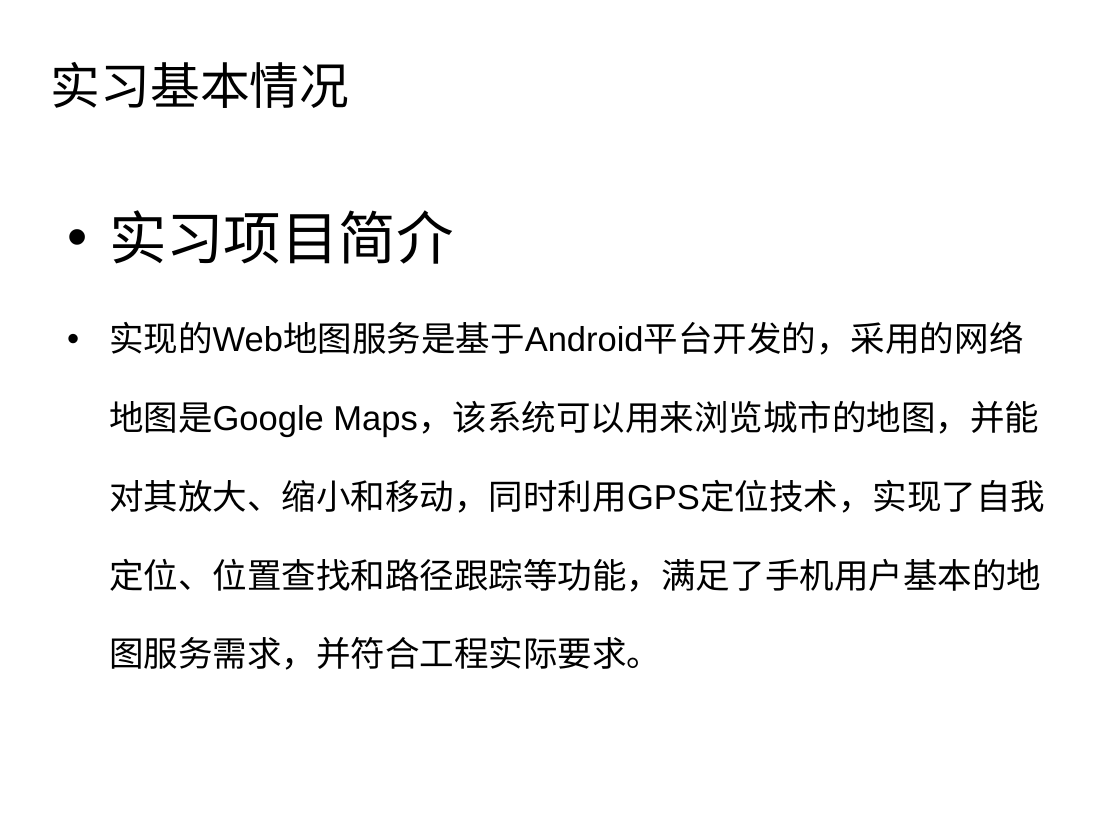
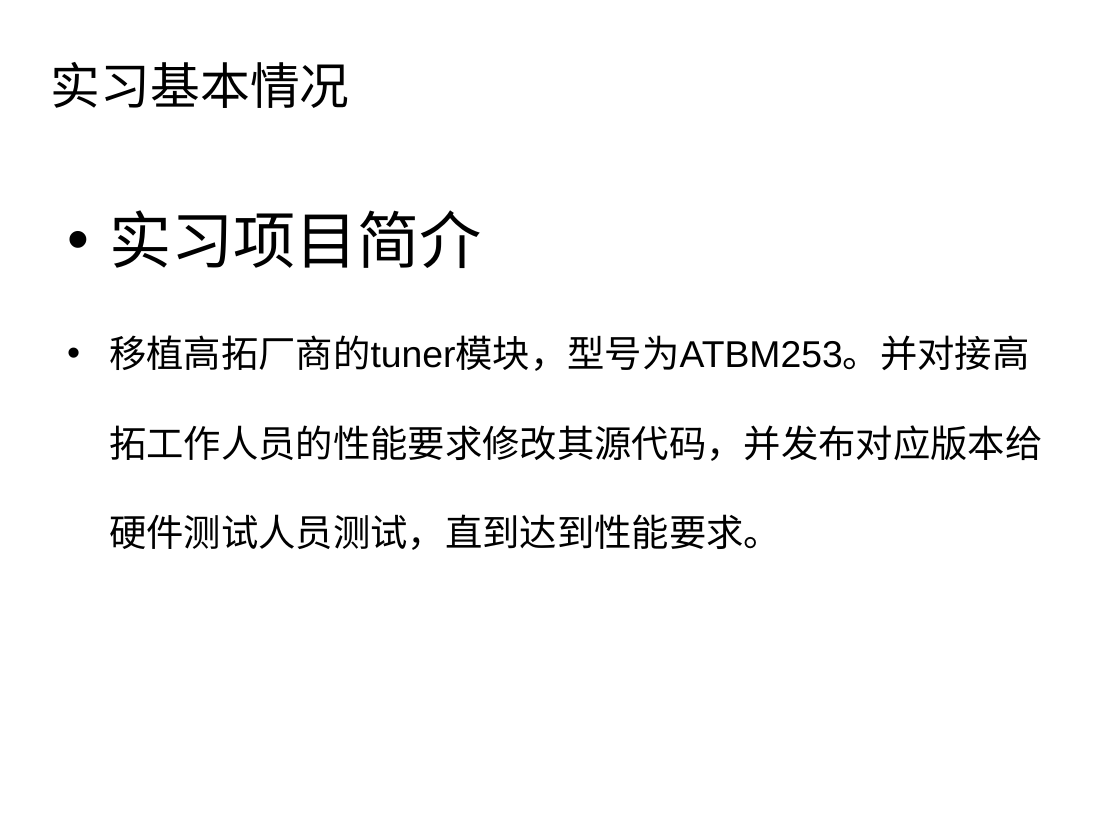
Before and after one commit to iCodeZone/shixi, a slide deck: slide 2 of 6.实习答辩.ppt (slide 3 before the commit). Drawn at 1120x840 pixels with LibreOffice and Linux fonts; fonts in the diff are those of the drawing; background and template pictures are left out. Boxes give left, top, right and bottom in pixels: in the first picture for what was removed or moved away, otherwise in the second. Text is boxed around its words. In the diff, an @@ line names an element or a change of style, - is before the commit and + after.

```diff
--- a/6.实习答辩.ppt
+++ b/6.实习答辩.ppt
@@ text at [109,210,482,268]: size 37 to 40 pt in "实习项目简介" @@
@@ text at [109,335,1042,550]: text changed; size 22.2 to 24 pt @@
-• 实现的Web地图服务是基于Android平台开发的，采用的网络地图是Google Maps，该系统可以用来浏览城市的地图，并能对其放大、缩小和移动，同时利用GPS定位技术，实现了自我定位、位置查找和路径跟踪等功能，满足了手机用户基本的地图服务需求，并符合工程实际要求。
+• 移植高拓厂商的tuner模块，型号为ATBM253。并对接高拓工作人员的性能要求修改其源代码，并发布对应版本给硬件测试人员测试，直到达到性能要求。
```
Also in this commit, not shown: 4 other slides changed, 7 slides added, 14 slides removed, 2 other files.
